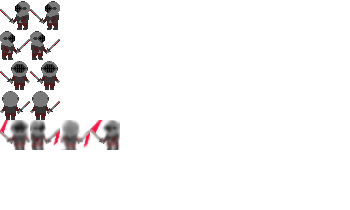
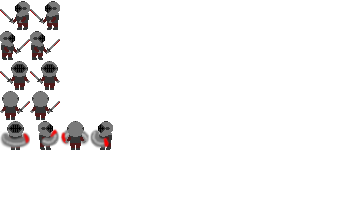
Layer changes from the first 350px x 210px image to the second:
painted on "Vložená vrstva #11" over [90, 120, 120, 150]
painted on "Vložená vrstva #10" over [38, 120, 90, 150]
painted on "Vložená vrstva #9" over [30, 120, 90, 150]
painted on "Vložená vrstva #8" over [0, 120, 30, 150]
